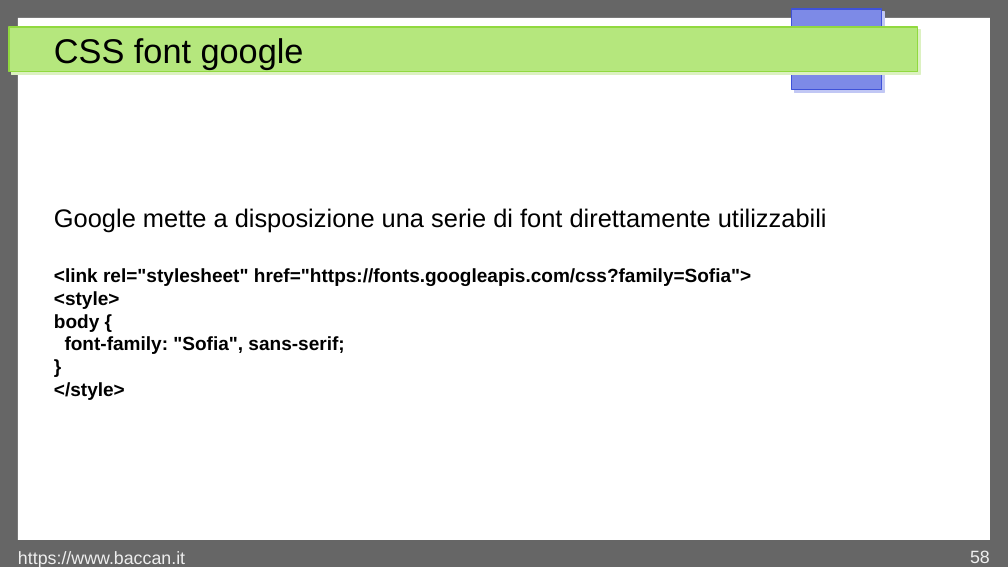
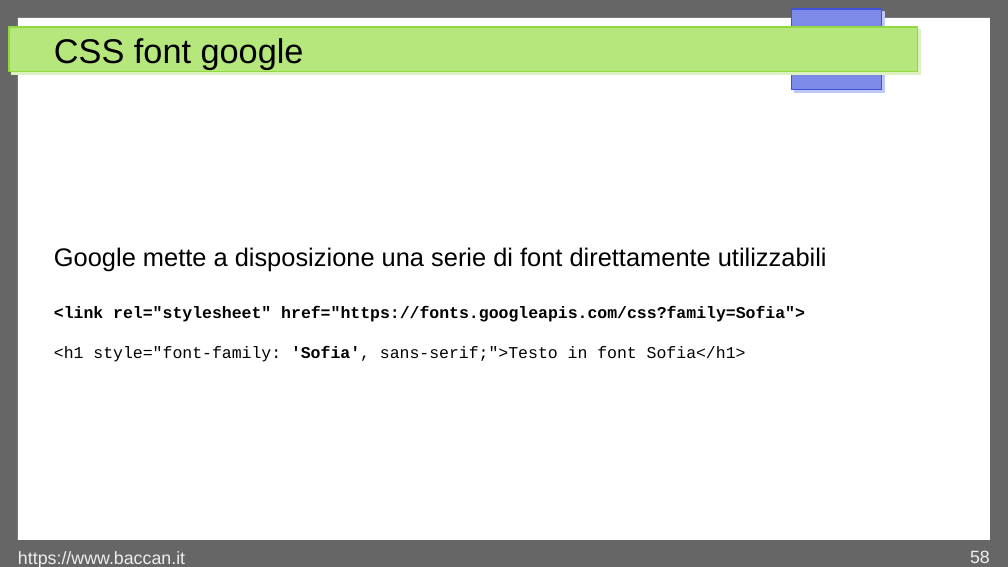
Before and after one commit to matteobaccan/CorsoCSS, a slide deck: slide 58 of Chapter_css.odp. Drawn at 1008x567 pixels with LibreOffice and Linux fonts; fonts in the diff are those of the drawing. Boxes give left, top, right and bottom in pixels: in the first picture for what was removed or moved away, otherwise in the second. Text is boxed around its words. In the diff, an @@ line names an element or a change of style, - is before the commit and + after.

```diff
--- a/Chapter_css.odp
+++ b/Chapter_css.odp
@@ text at [54, 306, 805, 322]: size 15 to 13 pt, font Arial to Courier New in "<link rel="stylesheet" href="https://fonts.googleapis.com/cs ..." @@
@@ text at [54, 346, 746, 362]: text changed; size 15 to 13 pt; font Arial to Courier New; bold off @@
-<style>
-body {
-font-family: "Sofia", sans-serif;
-}
-</style>
+<h1 style="font-family: 'Sofia', sans-serif;">Testo in font Sofia</h1>
```
Also in this commit, not shown: 6 slides added, 7 other files.
